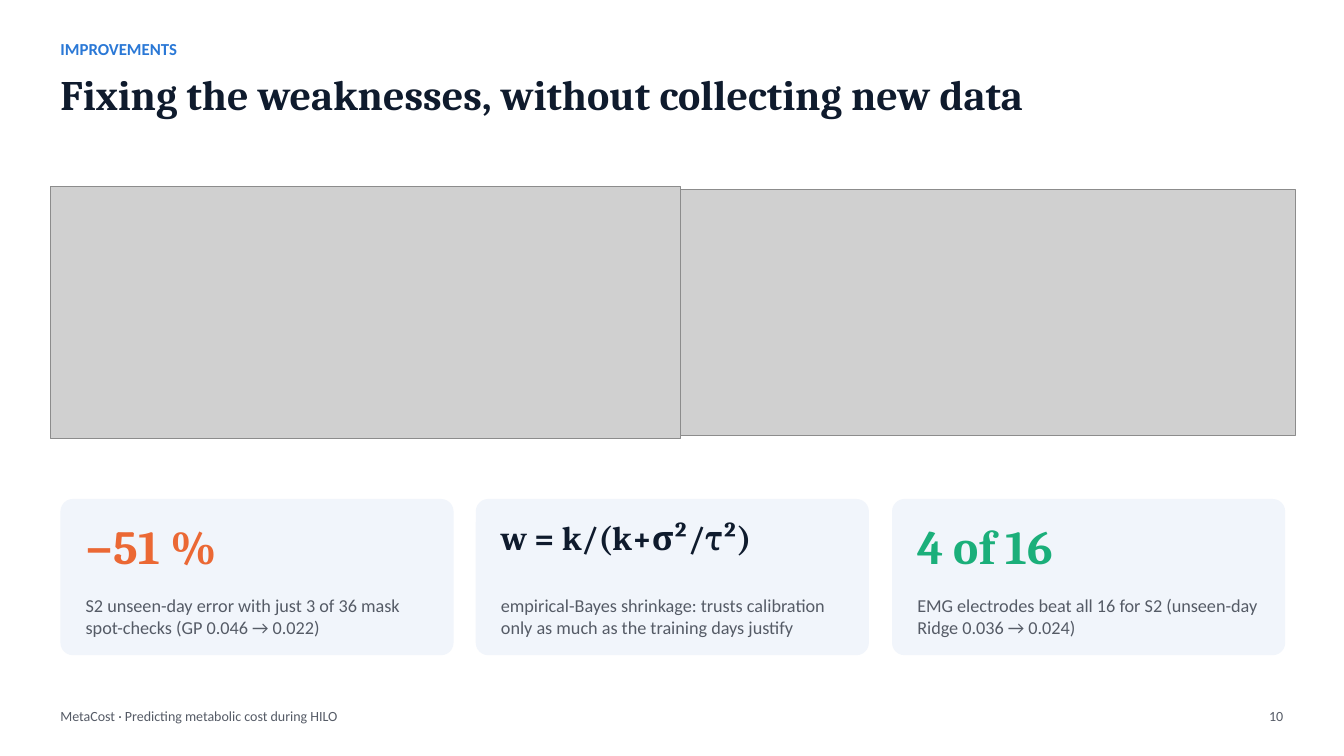
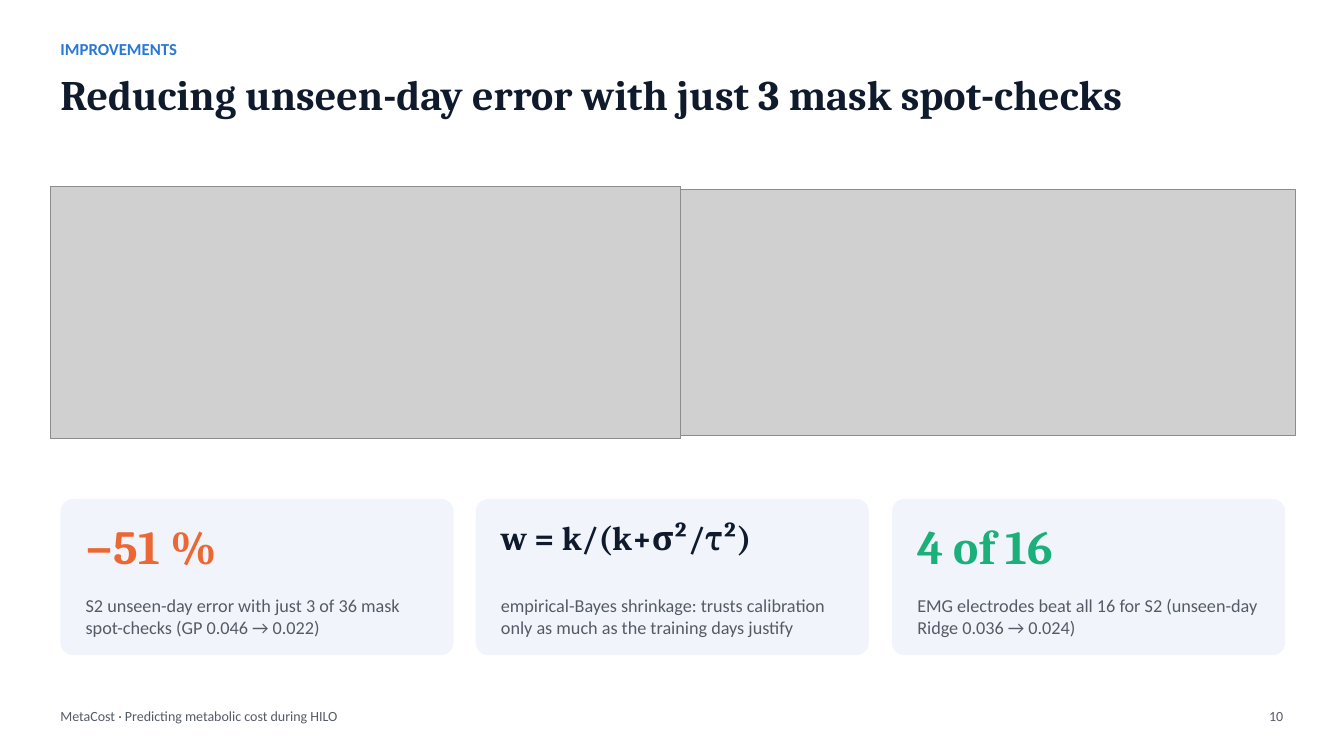
Before and after one commit to Mukilskanda/Predicting-Metabolic-Cost-During-Human-in-the-Loop-Optimisation, a slide deck: slide 10 of docs/MetaCost_Presentation.pptx. Drawn at 1344x756 pixels with LibreOffice and Linux fonts; fonts in the diff are those of the drawing; grey boxes stand for pictures. Boxes give left, top, right and bottom in pixels: in the first picture for what was removed or moved away, otherwise in the second. Text is boxed around its words. In the diff, an @@ line names an element or a change of style, - is before the commit and + after.

Commit message:
Clarify calibration needs 3 mask readings; add best unseen-day models to Table 1

```diff
--- a/docs/MetaCost_Presentation.pptx
+++ b/docs/MetaCost_Presentation.pptx
@@ text at (x1=60, y1=80, x2=1122, y2=120): text changed @@
-Fixing the weaknesses, without collecting new data
+Reducing unseen-day error with just 3 mask spot-checks
```
Also in this commit, not shown: 3 other files.
